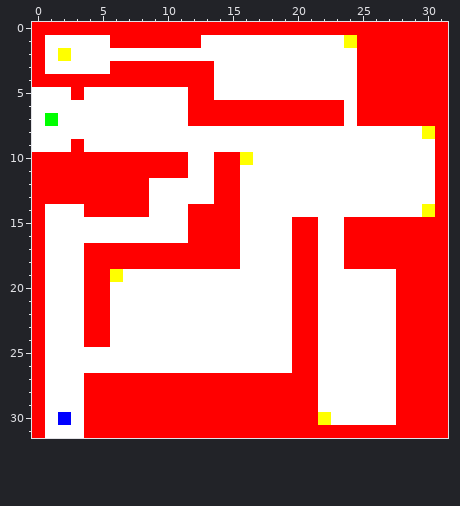
A pixel-art file gets an edit: assets/map-experiment.ase. That is the earlier state.
32x32 pixels, 1 frame.
And afterwards:
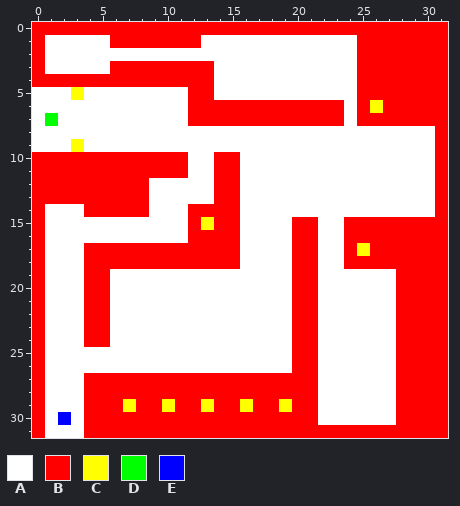
Palette (. is transparent): A #ffffff  B #ff0000  C #ffff00  D #00ff00  E #0000ff
Changes in this commit:
Changed rows in their new state; - is an unchanged pixel.
Layer "Points of Interest":
first column x 2:
 1 ----------------------A------
 2 A----------------------------
 5 -C---------------------------
 6 ------------------------C----
 8 ----------------------------A
 9 -C---------------------------
10 --------------A--------------
first column x 6:
14 ------------------------A
15 -------C-----------------
17 -------------------C-----
19 A------------------------
first column x 7:
29 C--C--C--C--C---
30 ---------------A
